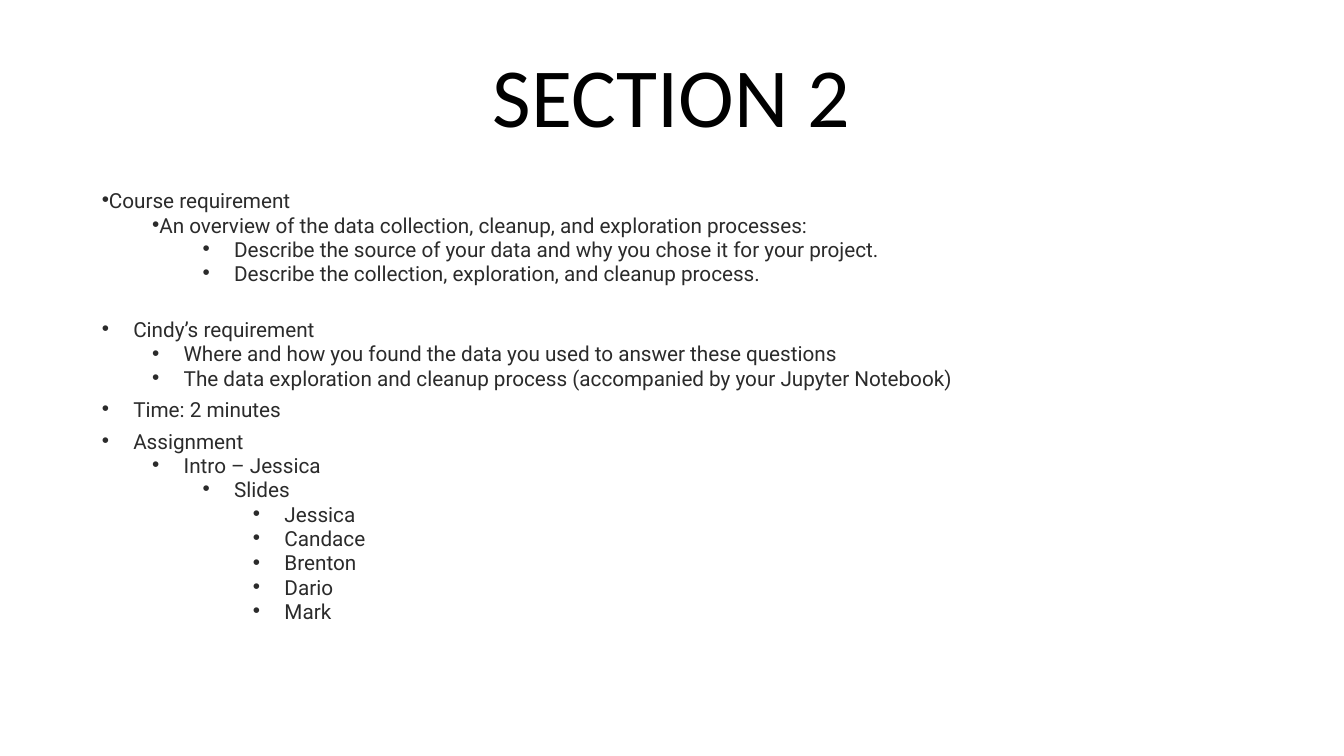
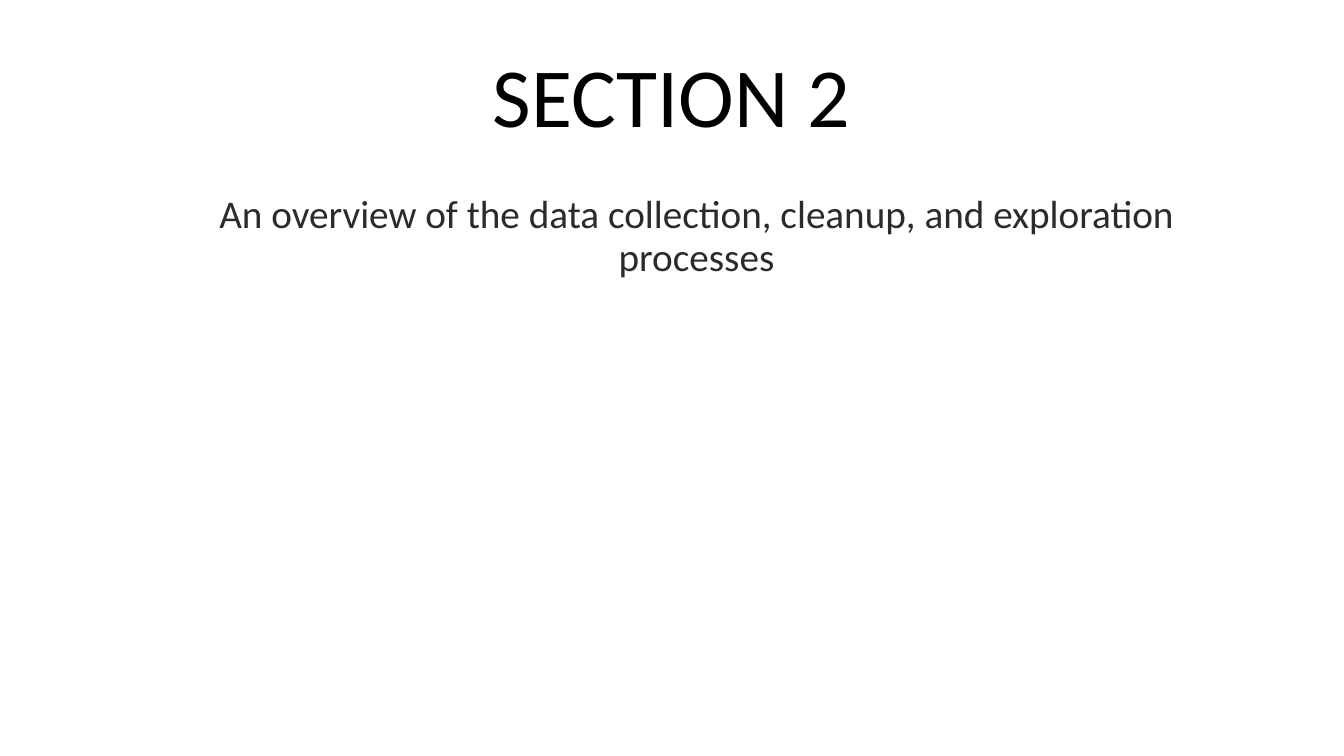
Before and after one commit to CandaceDoesData/Group_Project_1, a slide deck: slide 4 of mm_Group3_Project_1_Presentation.pptx. Drawn at 1344x756 pixels with LibreOffice and Linux fonts; fonts in the diff are those of the drawing. Boxes give left, top, right and bottom in pixels: in the first picture for what was removed or moved away, otherwise in the second. Text is boxed around its words. In the diff, an @@ line names an element or a change of style, - is before the commit and + after.

```diff
--- a/mm_Group3_Project_1_Presentation.pptx
+++ b/mm_Group3_Project_1_Presentation.pptx
@@ text at box(219, 200, 1173, 278): text changed; size 14.8 to 28 pt; font Roboto to Calibri @@
-• Course requirement
-  • An overview of the data collection, cleanup, and exploration processes:
-    • Describe the source of your data and why you chose it for your project.
-    • Describe the collection, exploration, and cleanup process.
-• Cindy’s requirement
-  • Where and how you found the data you used to answer these questions
-  • The data exploration and cleanup process (accompanied by your Jupyter Notebook)
-• Time: 2 minutes
-• Assignment
-  • Intro – Jessica
-    • Slides
-      • Jessica
-      • Candace
-      • Brenton
-      • Dario
-      • Mark
+  An overview of the data collection, cleanup, and exploration processes
```
Also in this commit, not shown: 11 other slides changed, 5 slides added, 6 slides removed, 1 other file.
